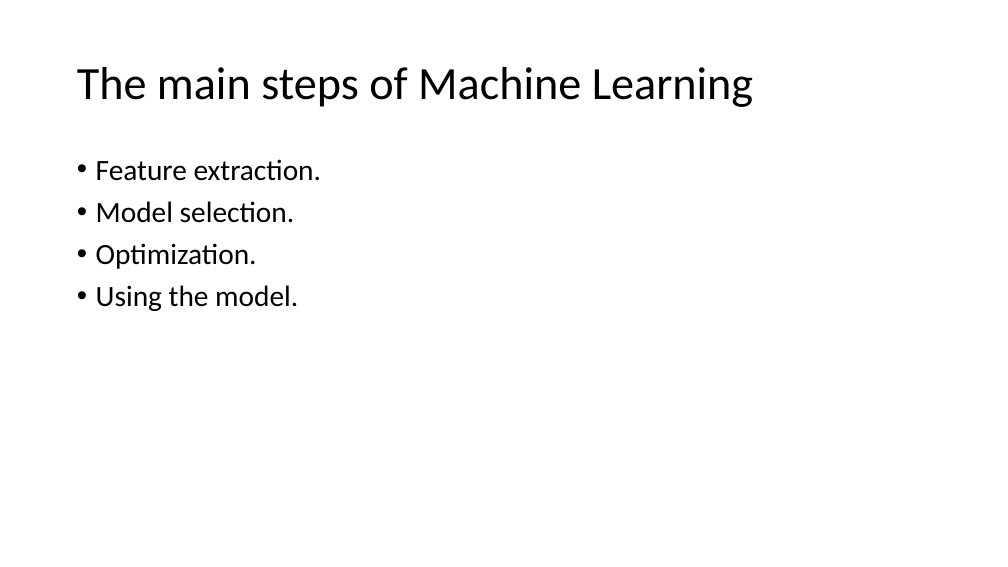
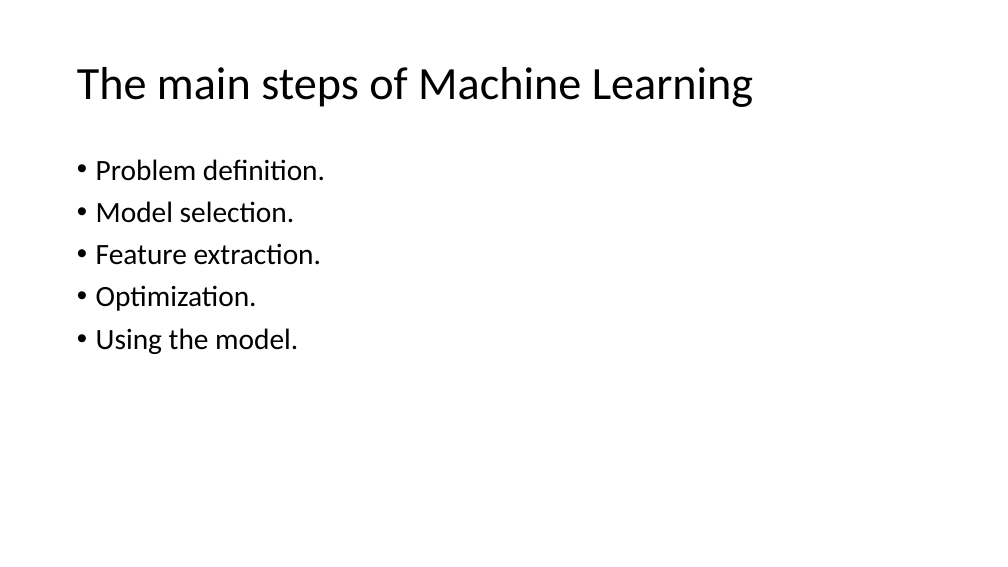
Before and after one commit to moayad-hsn/IndabaX-Sudan-2019, a slide deck: slide 9 of Intro to ML.pptx (slide 8 before the commit). Drawn at 1008x567 pixels with LibreOffice and Linux fonts; fonts in the diff are those of the drawing. Boxes give left, top, right and bottom in pixels: in the first picture for what was removed or moved away, otherwise in the second. Text is boxed around its words. In the diff, an @@ line names an element or a change of style, - is before the commit and + after.

```diff
--- a/Intro to ML.pptx
+++ b/Intro to ML.pptx
@@ text at [96, 159, 325, 223]: paragraphs added @@
+• Problem definition.
+• Model selection.
```
Also in this commit, not shown: 2 other slides changed, 4 slides added, 2 slides removed.
